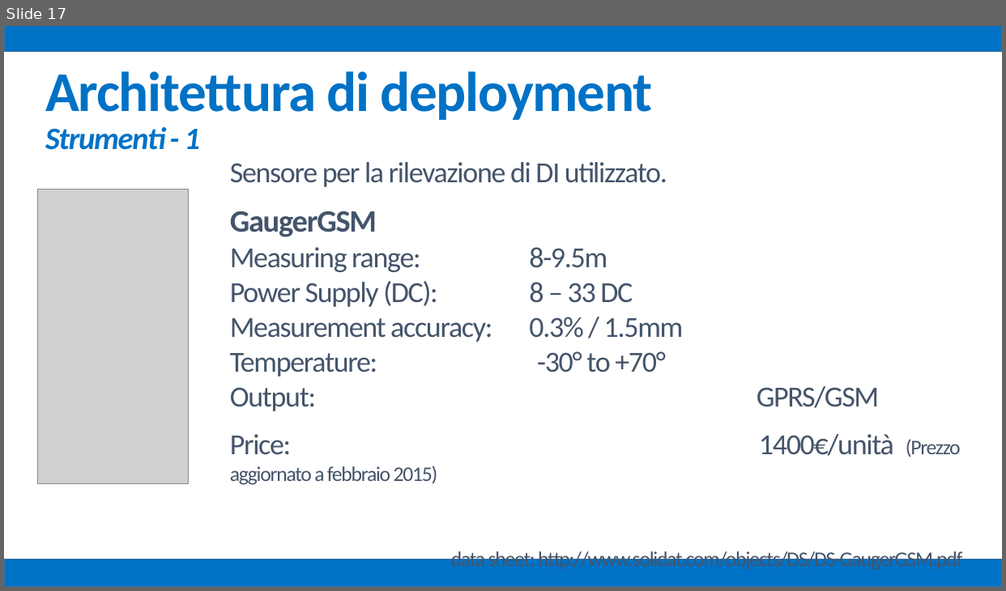
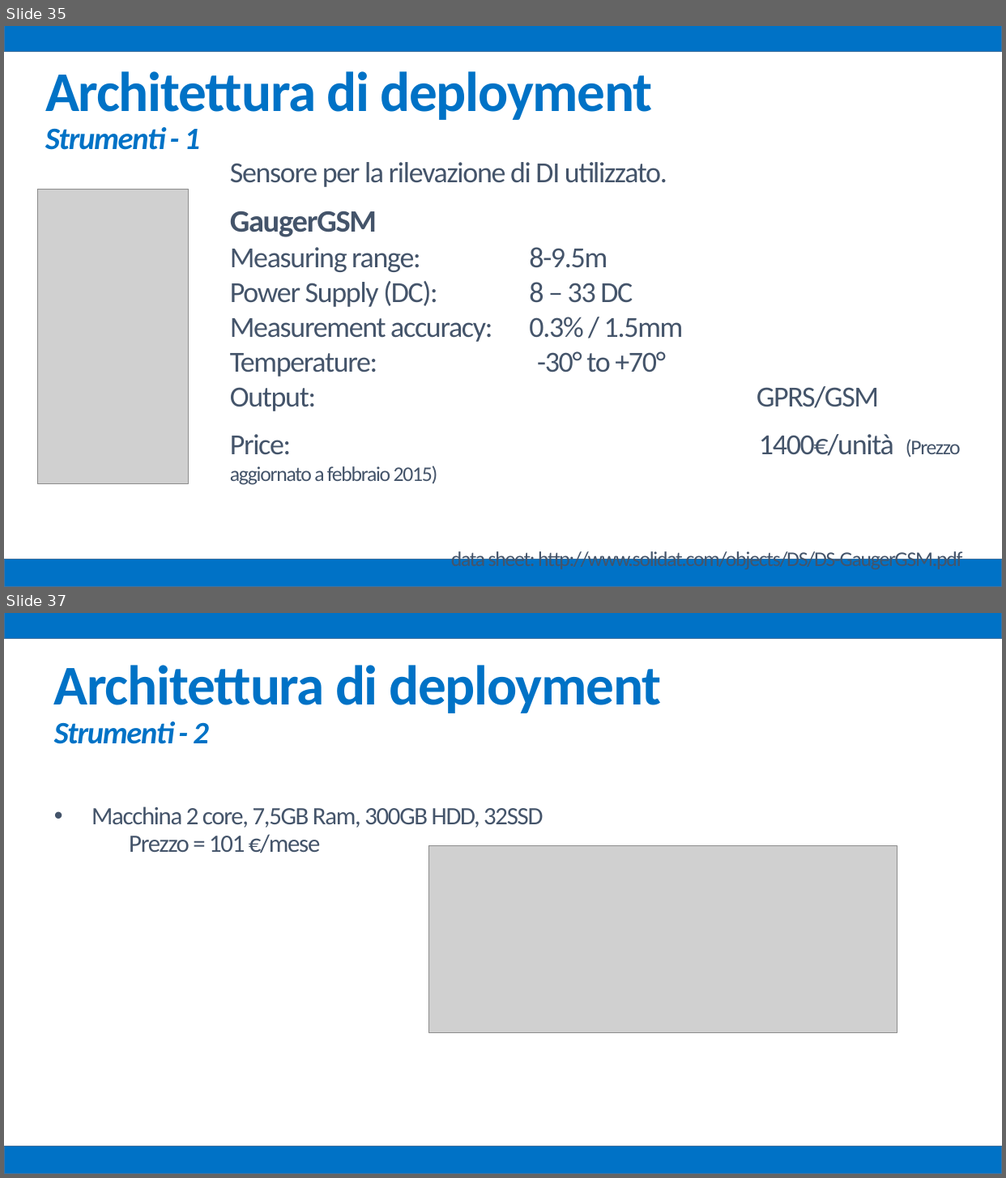
Before and after one commit to mz1991/ProgettoFebbraio2015, a slide deck: Febbraio 2015.pptx. Shown one above the other, each under a label of ours: slide 17 before the commit, slides 35 and 37 after it; the slides between them are not shown. The pictures are 1006x591 and 1006x1178 pixels, drawn with LibreOffice and Linux fonts; fonts in the diff are those of the drawing; grey boxes stand for pictures. Boxes give left, top, right and bottom in pixels: in the first picture for what was removed or moved away, otherwise in the second. Text is boxed around its words. In the diff, an @@ line names an element or a change of style, - is before the commit and + after.

```diff
--- a/Febbraio 2015.pptx
+++ b/Febbraio 2015.pptx
@@ slide 37 added at <box>4,613,1002,1174</box>, background #FFFFFF @@
@@ rectangle added at <box>4,613,1002,639</box>, fill #0072C6, outline #43739E 1 pt @@
@@ text added at <box>54,665,661,854</box>, 24 pt, text #44546A @@
+Architettura di deployment
+Strumenti - 2
+• Macchina 2 core, 7,5GB Ram, 300GB HDD, 32SSD
+Prezzo = 101 €/mese
@@ picture added at <box>429,845,897,1033</box> @@
@@ rectangle added at <box>4,1146,1002,1174</box>, fill #0072C6, outline #43739E 1 pt @@
@@ what was slide 17 is now slide 35 @@
```
Also in this commit, not shown: 2 slides changed, 18 other slides added, 6 other files.
